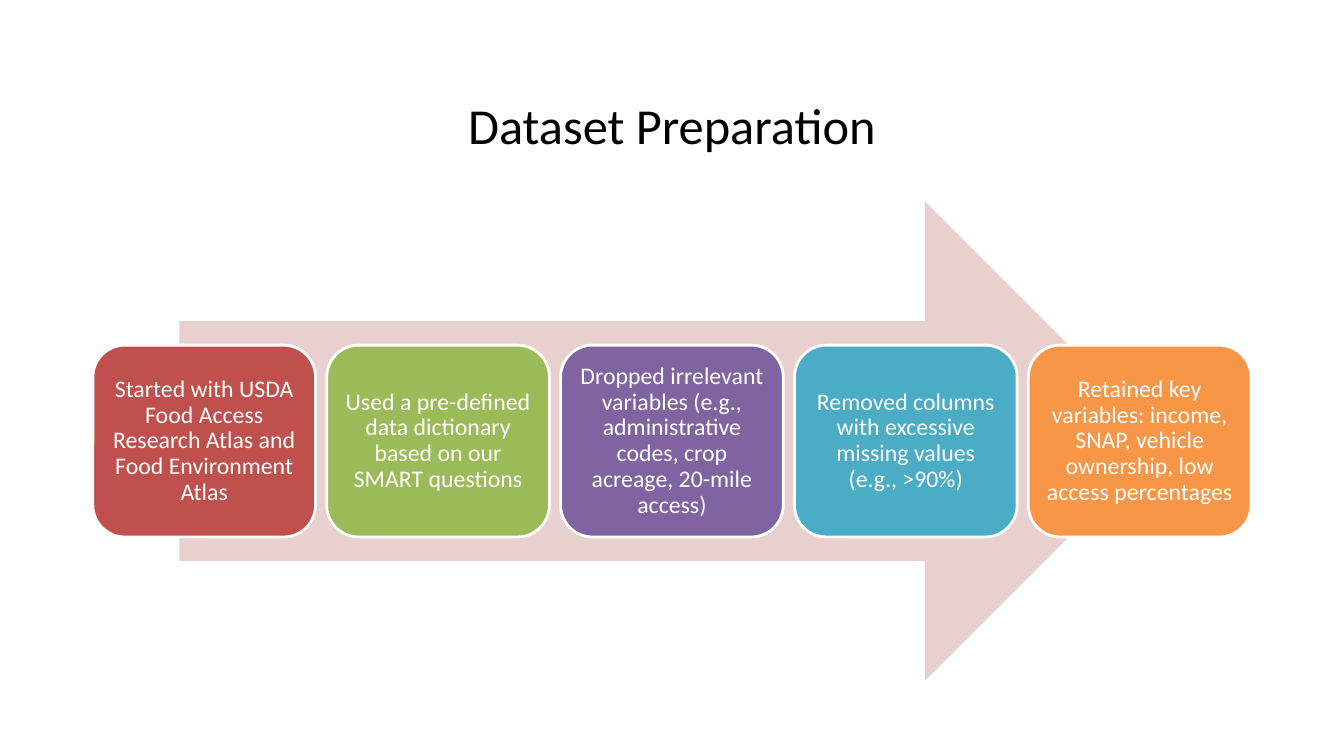
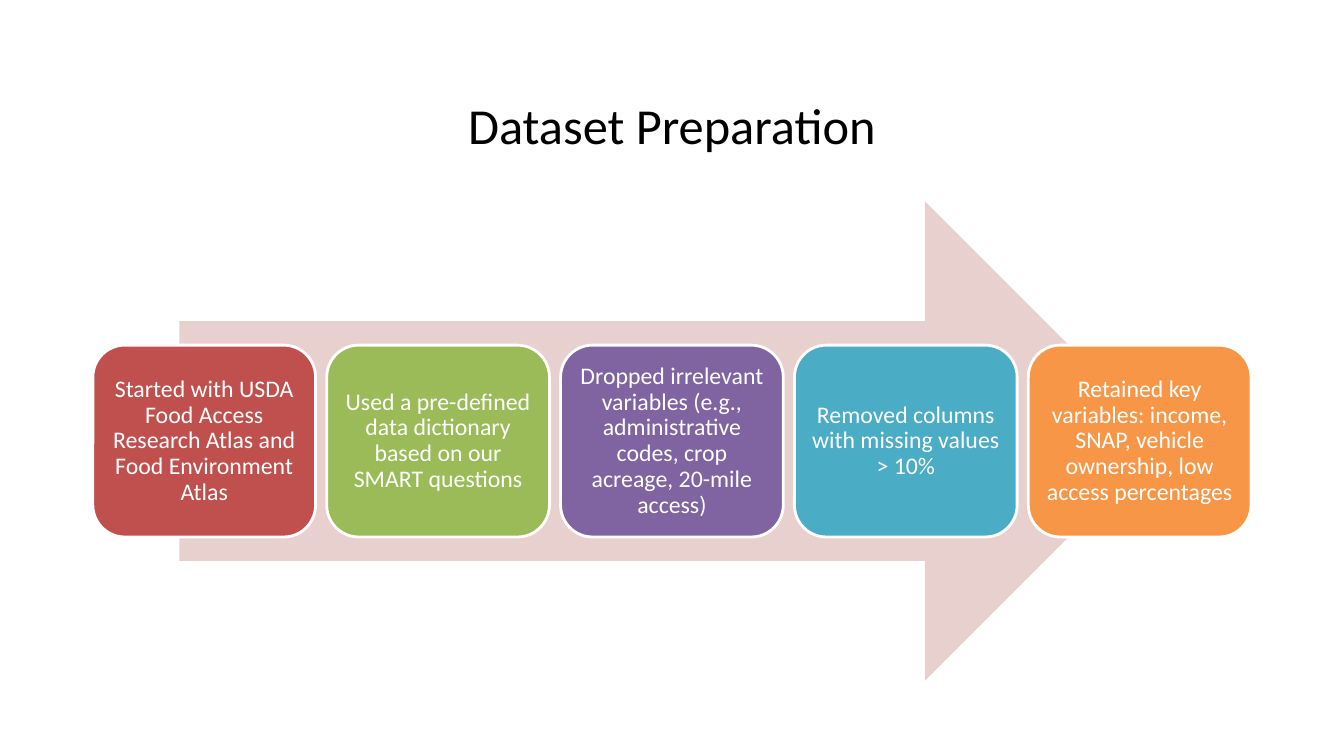
Before and after one commit to Asbetos/DATS6101_final_project, a slide deck: slide 3 of presentation/Presentation Slides- Food deserts in US.pptx. Drawn at 1344x756 pixels with LibreOffice and Linux fonts; fonts in the diff are those of the drawing. Boxes give left, top, right and bottom in pixels: in the first picture for what was removed or moved away, otherwise in the second. Text is boxed around its words. In the diff, an @@ line names an element or a change of style, - is before the commit and + after.

```diff
--- a/presentation/Presentation Slides- Food deserts in US.pptx
+++ b/presentation/Presentation Slides- Food deserts in US.pptx
@@ text at bbox=[812, 406, 999, 474]: text changed @@
-Removed columns with excessive missing values (e.g., >90%)
+Removed columns with missing values > 10%
```
Also in this commit, not shown: 4 other slides changed, 7 other files.
